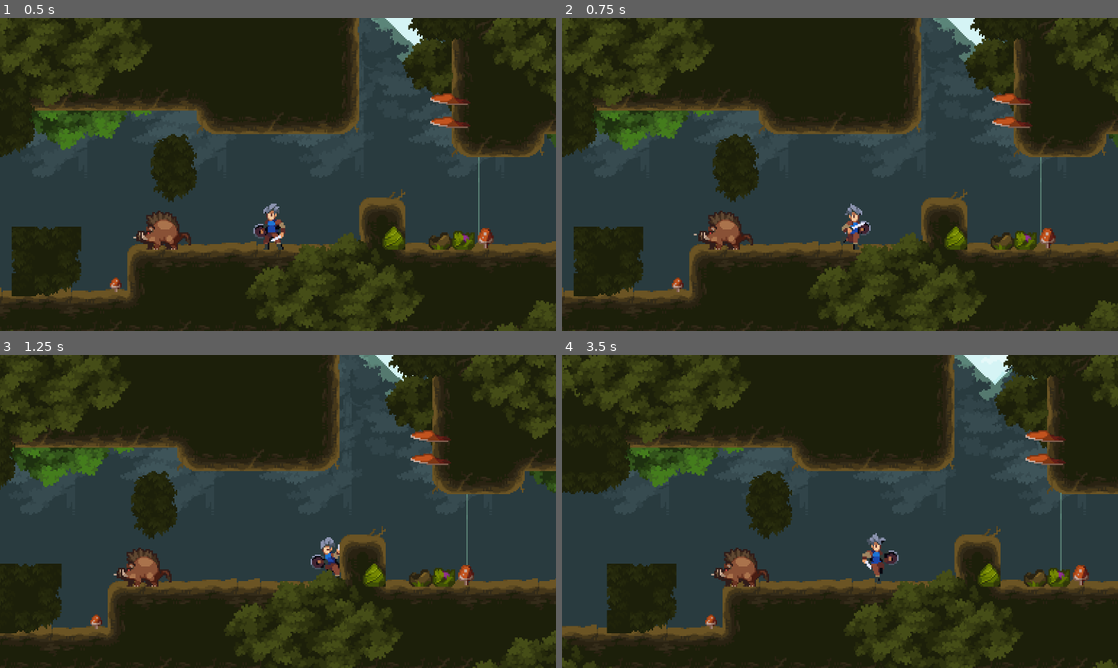
Above: before the commit, frames 1-4 (two rows, left to right).
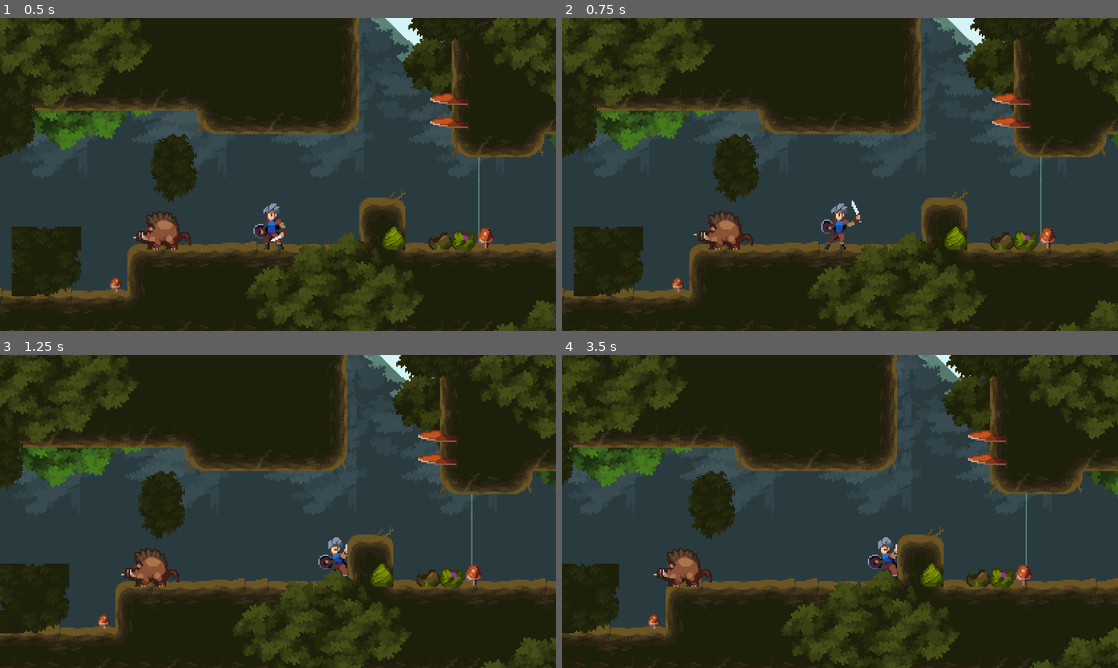
Above: after the commit, the same moments.

Repository: summertesst/My_godot_game_test
Game: Godot game, scene res://Scenes/world.tscn
Two runs of this game, one before a commit and one after it. Both use one fixed random seed, a clock stepped at 60 frames per second and the inputs below.
Inputs:
- Up to frame 1 (0.5 s): no input
- Up to frame 2 (0.75 s): hold D (move_right) from 0.53 s (still down); hold J (attack, bound only after the commit) from 0.53 s (still down)
- Up to frame 3 (1.25 s): keep holding D (move_right); keep holding J (attack, bound only after the commit); tap Space (jump) at 0.77 s
- Up to frame 4 (3.5 s): release J (attack, bound only after the commit) at 1.28 s; tap J (attack, bound only after the commit) at 1.35, 2.85 s; tap Space (jump) at 1.52, 3.02 s; release D (move_right) at 2.03 s; hold A (move_left) 2.03-2.78 s; hold J (attack, bound only after the commit) 2.03-2.78 s; hold D (move_right) from 2.78 s (still down)

Frame 1 is identical in both runs. In frame 2, 0.7% of the frame differs, in the area x 46-56%, y 58-74%; in frame 3, 12%; in frame 4, 37%, in the area x 0-100%, y 0-100%.

Commit message:
Add files via upload

Diff:
--- a/project.godot
+++ b/project.godot
@@ -45,6 +45,17 @@
 "events": [Object(InputEventKey,"resource_local_to_scene":false,"resource_name":"","device":-1,"window_id":0,"alt_press …(191 unchanged characters)…
 ]
 }
+attack={
+"deadzone": 0.2,
+"events": [Object(InputEventKey,"resource_local_to_scene":false,"resource_name":"","device":-1,"window_id":0,"alt_pressed":false,"shift_pressed":false,"ctrl_pressed":false,"meta_pressed":false,"pressed":false,"keycode":0,"physical_keycode":74,"key_label":0,"unicode":106,"location":0,"echo":false,"script":null)
+]
+}
+
+[layer_names]
+
+2d_physics/layer_1="Envrionment"
+2d_physics/layer_2="Player"
+2d_physics/layer_3="Enemy"
 
 [rendering]
 
